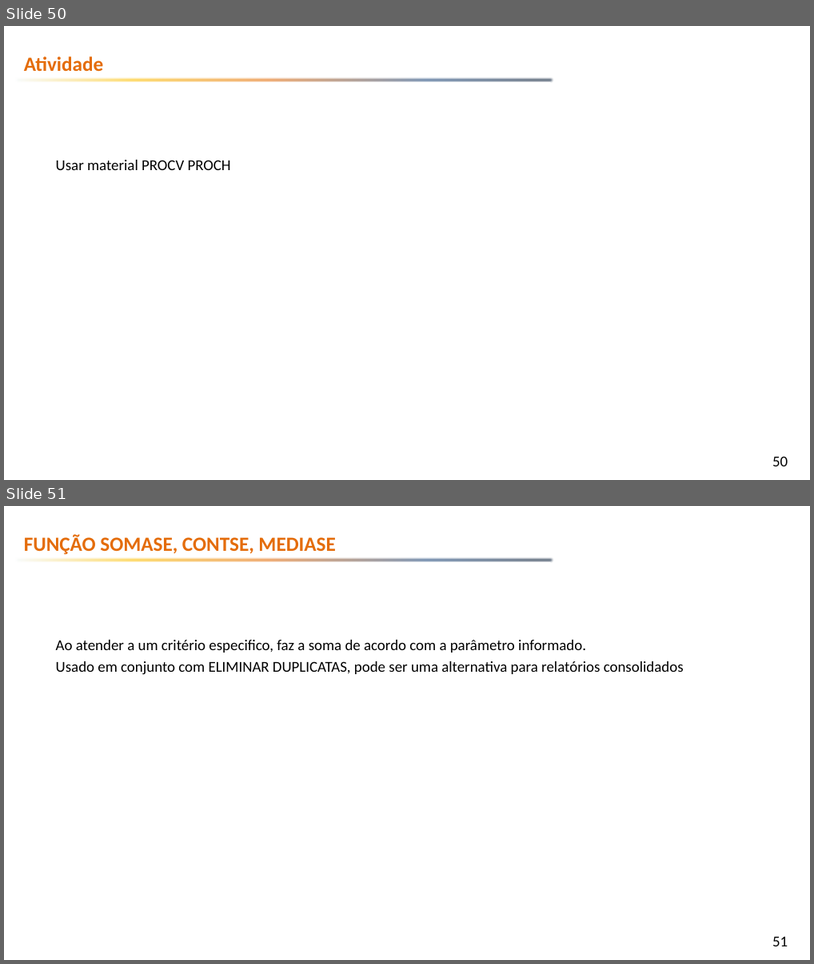
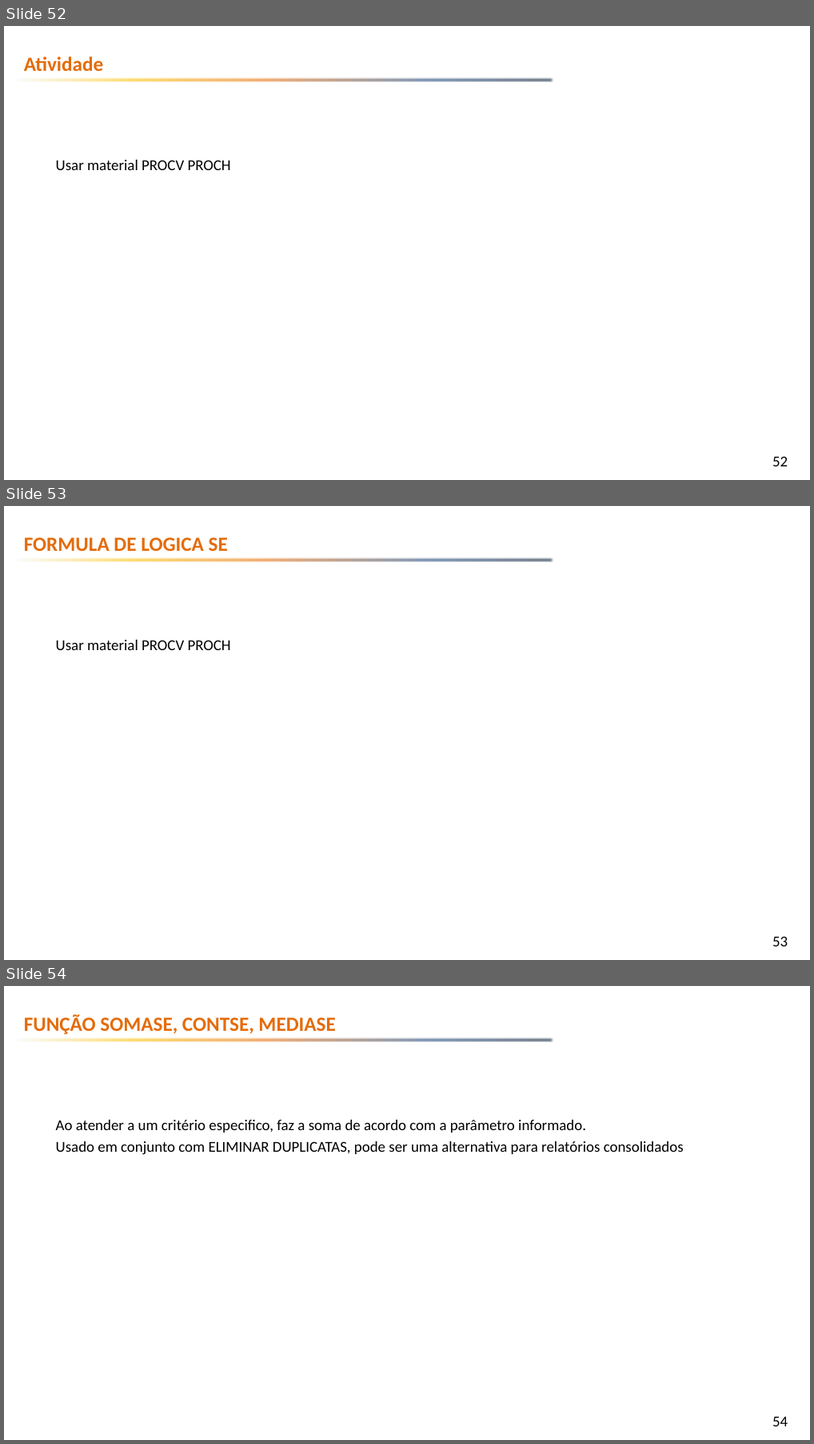
Before and after one commit to emerson-fenrir/Excel_Basico, a slide deck: Professor/Aula3.pptx. Shown one above the other, each under a label of ours: slides 50 and 51 before the commit, slides 52, 53 and 54 after it. The pictures are 814x964 and 814x1444 pixels, drawn with LibreOffice and Linux fonts; fonts in the diff are those of the drawing; background and template pictures are left out. Boxes give left, top, right and bottom in pixels: in the first picture for what was removed or moved away, otherwise in the second. Text is boxed around its words. In the diff, an @@ line names an element or a change of style, - is before the commit and + after.

```diff
--- a/Professor/Aula3.pptx
+++ b/Professor/Aula3.pptx
@@ slide 53 added at [4, 506, 810, 960], background picture (left out); not listed: 2 template elements that a slide beside it also shows @@
@@ text added at [24, 537, 228, 552], 24 pt, text #E46C0A, bold @@
+FORMULA DE LOGICA SE
@@ text added at [56, 640, 231, 650], 18 pt, text #000000 @@
+Usar material PROCV PROCH
@@ what was slide 50 is now slide 52 @@
@@ page number at [773, 456, 788, 466]: text changed @@
-50
+52
@@ what was slide 51 is now slide 54 @@
@@ page number at [773, 1416, 788, 1426]: text changed @@
-51
+54
```
Also in this commit, not shown: 4 slides changed, 3 other slides added, 1 slide removed, 30 other files.
